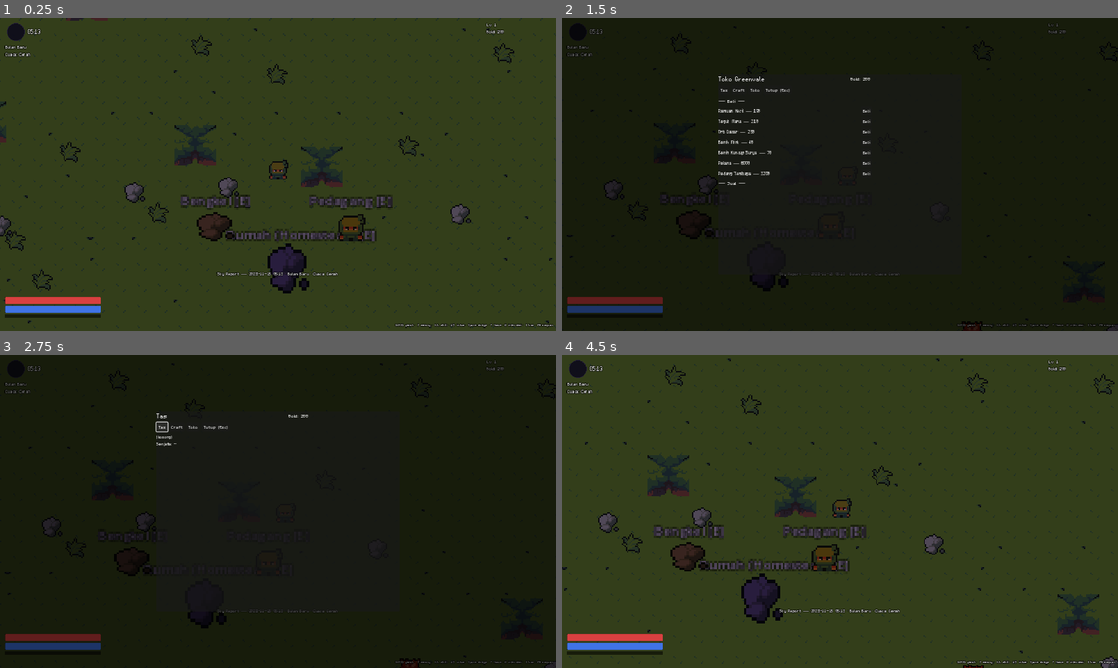
Above: before the commit, frames 1-4 (two rows, left to right).
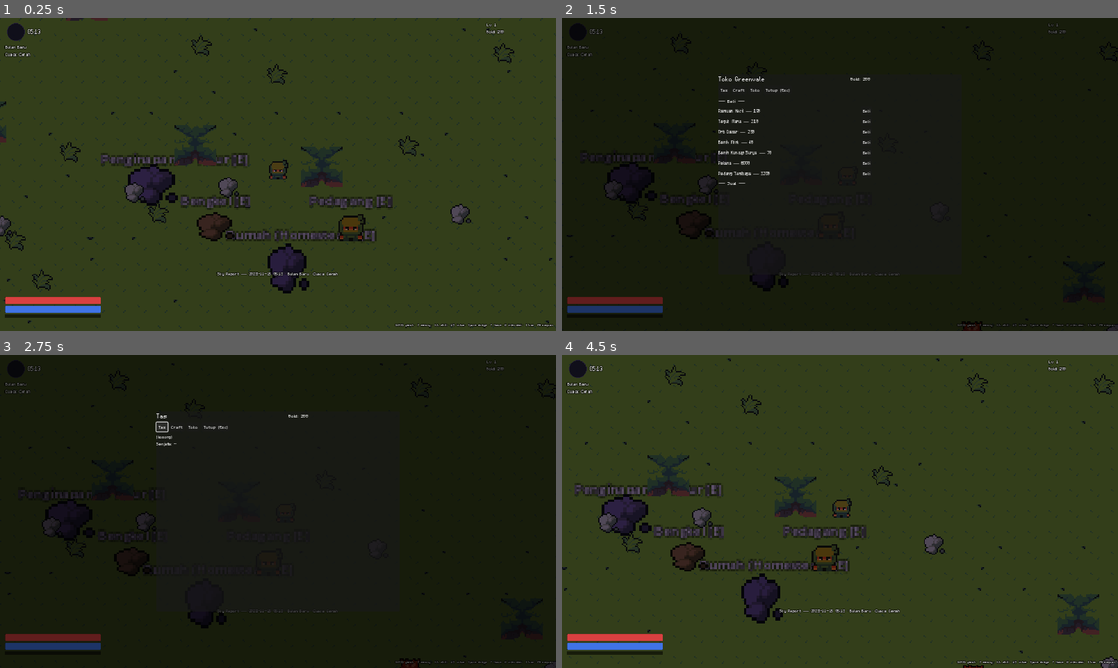
Above: after the commit, the same moments.

Repository: lifkieh/Aetherion
Game: Godot game, scene res://scenes/Main.tscn
The game is run twice, just before and just after one commit, with the same random seed, the same clock (stepped at 60 frames per second) and the same inputs.
Inputs:
- Up to frame 1 (0.25 s): no input
- Up to frame 2 (1.5 s): tap Enter at 0.5 s; hold D (move_right) 0.53-1.28 s; tap J (attack) at 0.6 s; tap E (interact) at 0.8, 1.35 s; hold S (move_down) from 1.28 s (still down)
- Up to frame 3 (2.75 s): tap J (attack) at 1.55 s; release S (move_down) at 2 s; click "Tas" at 2 s
- Up to frame 4 (4.5 s): click "Craft" at 2.75 s; click "Toko" at 3.5 s; click "Tutup (Esc)" at 4.25 s

The runs differ from the first frame. In frame 1, 1.2% of the frame differs, in the area x 18-45%, y 43-60%; in frame 2, 0.3%; in frame 3, 0.3%; in frame 4, 1.2%, in the area x 2-29%, y 40-58%.

Commit message:
M7 Hidden Scenario: ScenarioManager, Inn sleep trigger, Lunar Warren survival (no-fail permanent), Carrot of Calamity reward; 49/49 tests
Co-Authored-By: Claude Opus 4.8 (1M context) <noreply@anthropic.com>

Diff:
--- a/game/autoload/EventBus.gd
+++ b/game/autoload/EventBus.gd
@@ -21,6 +21,7 @@
 signal monster_killed(species_id: String, monster)
 signal monster_spawned(monster)
 signal player_leveled_up(new_level: int)
+signal player_died()
 signal player_hp_changed(cur: int, max: int)
 signal player_mp_changed(cur: int, max: int)
 signal player_exp_changed(cur: int, needed: int)
--- /dev/null
+++ b/game/autoload/ScenarioManager.gd
@@ -0,0 +1,97 @@
+extends Node
+## ScenarioManager (M7) — the sacred Hidden Scenario engine (Fase0 §6).
+## Counters rise silently in WorldState; when a trigger_action fires and all
+## conditions match, the player is pulled into the scenario. no_fail: results
+## are written permanently to the save (cleared/failed).
+
+const DEBUG_ENV := "AETHER_DEBUG_SCENARIO"
+
+var active_scenario := ""
+var rabbits_killed_in_scenario := 0
+
+func _debug() -> bool:
+	return OS.get_environment(DEBUG_ENV) == "1"
+
+func find(id: String) -> Dictionary:
+	for sc in Db.scenarios:
+		if sc.get("id", "") == id:
+			return sc
+	return {}
+
+func threshold(sc: Dictionary) -> int:
+	if _debug() and sc.has("debug_counters"):
+		return int(sc.debug_counters.get("rabbits_killed", 10))
+	return int(sc.get("counters", {}).get("rabbits_killed", 10000))
+
+## Pure check: which scenario would trigger for this action right now (or "").
+func would_trigger(action: String) -> String:
+	for sc in Db.scenarios:
+		if sc.get("trigger_action", "") != action:
+			continue
+		var id: String = sc.get("id", "")
+		var flag: String = PlayerData.scenario_flags.get(id, "")
+		if flag == "cleared" or flag == "failed":
+			continue   # no_fail: permanent, never re-triggers
+		if WorldState.get_counter("rabbits_killed") < threshold(sc):
+			continue
+		var needs_full: bool = sc.get("sky", {}).get("full_moon", false)
+		if needs_full and not GameClock.is_full_moon() and not _debug():
+			continue
+		return id
+	return ""
+
+## Attempt to trigger; enters the scenario scene if conditions met.
+func try_trigger(action: String) -> bool:
+	var id := would_trigger(action)
+	if id == "":
+		return false
+	var sc := find(id)
+	active_scenario = id
+	rabbits_killed_in_scenario = 0
+	EventBus.scenario_triggered.emit(id)
+	EventBus.toast.emit("✦ Sesuatu menarikmu ke tempat lain...")
+	get_tree().change_scene_to_file(sc.get("scene", "res://scenes/Main.tscn"))
+	return true
+
+## Pure result application (flags + rewards). Returns the reward summary.
+func apply_result(id: String, success: bool) -> Dictionary:
+	var sc := find(id)
+	var summary := {"item": "", "trait": ""}
+	if success:
+		PlayerData.scenario_flags[id] = "cleared"
+		var item: String = sc.get("reward_item", "")
+		if item != "":
+			PlayerData.add_item(item, 1)
+			summary.item = item
+		var trait_id: String = sc.get("reward_trait", "")
+		if trait_id != "":
+			if trait_id == "moon_marked" and not ("moon" in PlayerData.mastered_elements):
+				PlayerData.mastered_elements.append("moon")
+			if not (trait_id in PlayerData.titles):
+				PlayerData.titles.append(trait_id)
+			summary.trait = trait_id
+	else:
+		PlayerData.scenario_flags[id] = "failed"
+	return summary
+
+## Called by a scenario scene when finished.
+func resolve(success: bool) -> void:
+	if active_scenario == "":
+		return
+	var id := active_scenario
+	var summary := apply_result(id, success)
+	if success:
+		var msg := "✦ Skenario selesai!"
+		if summary.item != "":
+			msg += " Kamu memperoleh %s" % Db.item_name(summary.item)
+		EventBus.toast.emit(msg)
+		Audio.play_sfx("secret")
+	else:
+		EventBus.toast.emit("✦ Skenario GAGAL — terkunci permanen bagi karaktermu.")
+	EventBus.scenario_resolved.emit(id, success)
+	active_scenario = ""
+	SaveManager.save_game(1)   # no_fail: persist immediately
+	get_tree().change_scene_to_file("res://scenes/Main.tscn")
+
+func note_rabbit_killed_in_scenario() -> void:
+	rabbits_killed_in_scenario += 1
--- a/game/project.godot
+++ b/game/project.godot
@@ -21,6 +21,7 @@
 Economy="*res://autoload/Economy.gd"
 SaveManager="*res://autoload/SaveManager.gd"
 Audio="*res://autoload/Audio.gd"
+ScenarioManager="*res://autoload/ScenarioManager.gd"
 
 [display]
 
--- a/game/scenes/Main.gd
+++ b/game/scenes/Main.gd
@@ -300,6 +300,10 @@
 	add_child(portal)
 	portal.setup("res://scenes/homestead/Homestead.tscn", "Rumah (Homestead) [E]")
 	portal.global_position = center + Vector2(8, 72)
+	var inn := preload("res://scenes/world/Interactable.tscn").instantiate()
+	add_child(inn)
+	inn.setup("inn")
+	inn.global_position = center + Vector2(-96, 8)
 
 func _add_gather_node(holder: Node2D, kind: String, pos: Vector2) -> void:
 	var node := preload("res://scenes/world/GatherNode.tscn").instantiate()
--- a/game/scenes/actors/Player.gd
+++ b/game/scenes/actors/Player.gd
@@ -206,9 +206,13 @@
 	_iframes = 0.4
 	Audio.play_sfx("hurt")
 	if PlayerData.is_dead():
+		EventBus.player_died.emit()
 		_on_death()
 
 func _on_death() -> void:
+	# Don't auto-respawn during a Hidden Scenario — the scene decides the outcome.
+	if ScenarioManager.active_scenario != "":
+		return
 	EventBus.toast.emit("Kamu tumbang! Bangkit kembali...")
 	PlayerData.respawn()
 	global_position = Vector2(200, 200)
--- /dev/null
+++ b/game/scenes/scenarios/LunarWarren.gd
@@ -0,0 +1,152 @@
+extends Node2D
+## Lunar Warren (M7) — the Moon Rabbit's hidden scenario.
+## Survive 60s chased by the Moon Rabbit Berserker WITHOUT killing a single
+## rabbit (sin must be atoned). Kill a rabbit or die = fail permanent.
+
+const TILE := 16
+const MAP_W := 40
+const MAP_H := 30
+const SURVIVE_TIME := 60.0
+
+var time_left := SURVIVE_TIME
+var resolved := false
+var player: Player
+var label: Label
+var _shot_at := -1.0
+
+func _ready() -> void:
+	_build_ground()
+	_build_boundaries()
+	_build_sky()
+	_spawn_player()
+	_spawn_rabbits()
+	_spawn_berserker()
+	_build_hud()
+	EventBus.monster_killed.connect(_on_monster_killed)
+	EventBus.player_died.connect(_on_player_died)
+	Audio.play_music("23 - Road.ogg")
+	EventBus.toast.emit("LUNAR WARREN — Bertahan 60 dtk. JANGAN bunuh kelinci!")
+	if OS.get_environment("AETHER_WARREN_SHOT") == "1":
+		_shot_at = 1.4
+
+func _process(delta: float) -> void:
+	if not resolved:
+		time_left -= delta
+		if label:
+			label.text = "Bertahan: %0.1f dtk  ·  JANGAN bunuh kelinci!" % max(0.0, time_left)
+		if time_left <= 0.0:
+			_finish(true)
+	if _shot_at > 0.0:
+		_shot_at -= delta
+		if _shot_at <= 0.0:
+			if DisplayServer.get_name() != "headless":
+				var img := get_viewport().get_texture().get_image()
+				if img: img.save_png("user://shot.png")
+			get_tree().quit()
+
+func _build_ground() -> void:
+	var ts := TileSet.new()
+	ts.tile_size = Vector2i(TILE, TILE)
+	var src := TileSetAtlasSource.new()
+	src.texture = load("res://assets/game/tiles/field.png")
+	src.texture_region_size = Vector2i(TILE, TILE)
+	src.create_tile(Vector2i(1, 7))
+	ts.add_source(src, 0)
+	var layer := TileMapLayer.new()
+	layer.tile_set = ts
+	layer.modulate = Color(0.6, 0.65, 0.9)   # moonlit tint
+	add_child(layer)
+	for y in range(MAP_H):
+		for x in range(MAP_W):
+			layer.set_cell(Vector2i(x, y), 0, Vector2i(1, 7))
+
+func _build_boundaries() -> void:
+	var walls := StaticBody2D.new()
+	walls.collision_layer = 4
+	walls.collision_mask = 0
+	add_child(walls)
+	var w := MAP_W * TILE
+	var h := MAP_H * TILE
+	for rc in [Rect2(-16, -16, w + 32, 16), Rect2(-16, h, w + 32, 16), Rect2(-16, 0, 16, h), Rect2(w, 0, 16, h)]:
+		var cs := CollisionShape2D.new()
+		var shape := RectangleShape2D.new()
+		shape.size = rc.size
+		cs.shape = shape
+		cs.position = rc.position + rc.size / 2
+		walls.add_child(cs)
+
+func _build_sky() -> void:
+	var cm := CanvasModulate.new()
+	cm.color = Color(0.45, 0.5, 0.8)   # eerie moonlight
+	add_child(cm)
+
+func _spawn_player() -> void:
+	player = preload("res://scenes/actors/Player.tscn").instantiate()
+	player.global_position = Vector2(MAP_W * TILE * 0.5, MAP_H * TILE * 0.5)
+	add_child(player)
+
+func _spawn_rabbits() -> void:
+	for i in range(8):
+		var inst := MonsterFactory.make("fluffbit", 1, 3)
+		var m := preload("res://scenes/actors/Monster.tscn").instantiate()
+		add_child(m)
+		m.global_position = Vector2(randf_range(48, MAP_W * TILE - 48), randf_range(48, MAP_H * TILE - 48))
+		m.setup(inst, self)
+
+func _spawn_berserker() -> void:
+	var inst := MonsterFactory.make("fluffbit", 8, 5)
+	inst["name"] = "Moon Rabbit Berserker"
+	inst["ai"] = "melee"
+	inst["aggro_radius"] = 2000.0
+	inst["spd"] = 150
+	inst["atk"] = 42
+	inst["max_hp"] = 999999
+	inst["hp"] = 999999
+	inst["tint"] = "b060ff"
+	inst["is_rabbit"] = true
+	var m := preload("res://scenes/actors/Monster.tscn").instantiate()
+	add_child(m)
+	m.global_position = Vector2(60, 60)
+	m.setup(inst, self)
+	m.scale = Vector2(1.6, 1.6)
+
+func _build_hud() -> void:
+	var cl := CanvasLayer.new()
+	cl.layer = 15
+	add_child(cl)
+	label = Label.new()
+	label.add_theme_font_size_override("font_size", 20)
+	label.add_theme_constant_override("outline_size", 5)
+	label.add_theme_color_override("font_outline_color", Color(0, 0, 0))
+	if ResourceLoader.exists("res://assets/game/fonts/m5x7.ttf"):
+		label.add_theme_font_override("font", load("res://assets/game/fonts/m5x7.ttf"))
+	label.anchor_left = 0.5
+	label.anchor_right = 0.5
+	label.position = Vector2(-200, 20)
+	label.custom_minimum_size = Vector2(400, 0)
+	label.horizontal_alignment = HORIZONTAL_ALIGNMENT_CENTER
+	cl.add_child(label)
+
+func on_monster_died(_m) -> void:
+	pass
+
+func _on_monster_killed(species_id: String, _m) -> void:
+	# Killing ANY rabbit (incl. the berserker) is the sin -> instant fail.
+	if resolved:
+		return
+	var def := Db.monster(species_id)
+	if def.get("is_rabbit", false) or species_id == "fluffbit":
+		EventBus.toast.emit("Kamu menumpahkan darah kelinci lagi...")
+		_finish(false)
+
+func _on_player_died() -> void:
+	if not resolved:
+		_finish(false)
+
+func _finish(success: bool) -> void:
+	if resolved:
+		return
+	resolved = true
+	if _shot_at > 0.0:
+		return   # keep the scene up for the screenshot in demo mode
+	ScenarioManager.resolve(success)
--- /dev/null
+++ b/game/scenes/scenarios/LunarWarren.tscn
@@ -0,0 +1,7 @@
+[gd_scene load_steps=2 format=3]
+
+[ext_resource type="Script" path="res://scenes/scenarios/LunarWarren.gd" id="1"]
+
+[node name="LunarWarren" type="Node2D"]
+y_sort_enabled = true
+script = ExtResource("1")
--- a/game/scenes/world/Interactable.gd
+++ b/game/scenes/world/Interactable.gd
@@ -16,7 +16,12 @@
 	_build()
 
 func _build() -> void:
-	if kind == "shop":
+	if kind == "inn":
+		sprite.texture = load("res://assets/game/sprites/props/rock.png")
+		sprite.scale = Vector2(2.4, 2.0)
+		sprite.modulate = Color(0.55, 0.45, 0.75)
+		label.text = "Penginapan — Tidur [E]"
+	elif kind == "shop":
 		# NPC placeholder: player base sprite, first frame, tinted.
 		var at := AtlasTexture.new()
 		at.atlas = load("res://assets/game/sprites/player/idle.png")
@@ -32,6 +37,9 @@
 		label.text = "Bengkel [E]"
 
 func interact() -> void:
+	if kind == "inn":
+		_sleep()
+		return
 	var menu := get_tree().get_first_node_in_group("inventory_ui")
 	if menu == null:
 		return
@@ -39,3 +47,11 @@
 		menu.open("shop", self)
 	else:
 		menu.open("crafting", self)
+
+func _sleep() -> void:
+	# Sleeping is the trigger_action for the Moon Rabbit Warren (Fase0 §6).
+	if ScenarioManager.try_trigger("sleep_at_inn"):
+		return
+	PlayerData.respawn()
+	EventBus.toast.emit("Kamu tidur nyenyak. HP & MP pulih.")
+	Audio.play_sfx("success")
--- a/game/tests/TestRunner.gd
+++ b/game/tests/TestRunner.gd
@@ -19,6 +19,7 @@
 	_test_homestead_growth()
 	_test_economy()
 	_test_crafting()
+	_test_scenario()
 	print("===== RESULT: %d passed, %d failed =====\n" % [passed, failed])
 	get_tree().quit(1 if failed > 0 else 0)
 
@@ -150,6 +151,34 @@
 	var young := {"crop_id": "mintleaf", "planted_at_unix": GameClock.unix_now() - int(grow / 4)}
 	check("young plot not ready", not HomesteadSystem.plot_status(young).ready)
 
+func _test_scenario() -> void:
+	print("[ScenarioManager]")
+	var id := "moon_rabbit_warren"
+	PlayerData.scenario_flags.erase(id)
+	WorldState.set_counter("rabbits_killed", 0)
+	check("no trigger below rabbit threshold", ScenarioManager.would_trigger("sleep_at_inn") == "")
+	# threshold uses 10000 (shipping), debug uses 10
+	var sc := ScenarioManager.find(id)
+	check("shipping threshold is 10000", ScenarioManager.threshold(sc) == 10000)
+	# flag blocks re-trigger even if conditions met
+	PlayerData.scenario_flags[id] = "cleared"
+	WorldState.set_counter("rabbits_killed", 99999)
+	check("cleared flag blocks re-trigger (no_fail)", ScenarioManager.would_trigger("sleep_at_inn") == "")
+	# reward application
+	PlayerData.scenario_flags.erase(id)
+	PlayerData.inventory.clear()
+	if "moon" in PlayerData.mastered_elements:
+		PlayerData.mastered_elements.erase("moon")
+	var summary := ScenarioManager.apply_result(id, true)
+	check("clear gives Carrot of Calamity", PlayerData.item_count("carrot_of_calamity") == 1)
+	check("clear unlocks Moon element", "moon" in PlayerData.mastered_elements)
+	check("clear sets flag", PlayerData.scenario_flags.get(id, "") == "cleared")
+	# fail path
+	PlayerData.scenario_flags.erase(id)
+	ScenarioManager.apply_result(id, false)
+	check("fail sets permanent flag", PlayerData.scenario_flags.get(id, "") == "failed")
+	WorldState.set_counter("rabbits_killed", 0)
+
 func _test_economy() -> void:
 	print("[Economy]")
 	var p1 := Economy.buy_price("minor_potion")
Not shown, changed: STATUS.md
Not shown, added: reports/m7_warren.png
